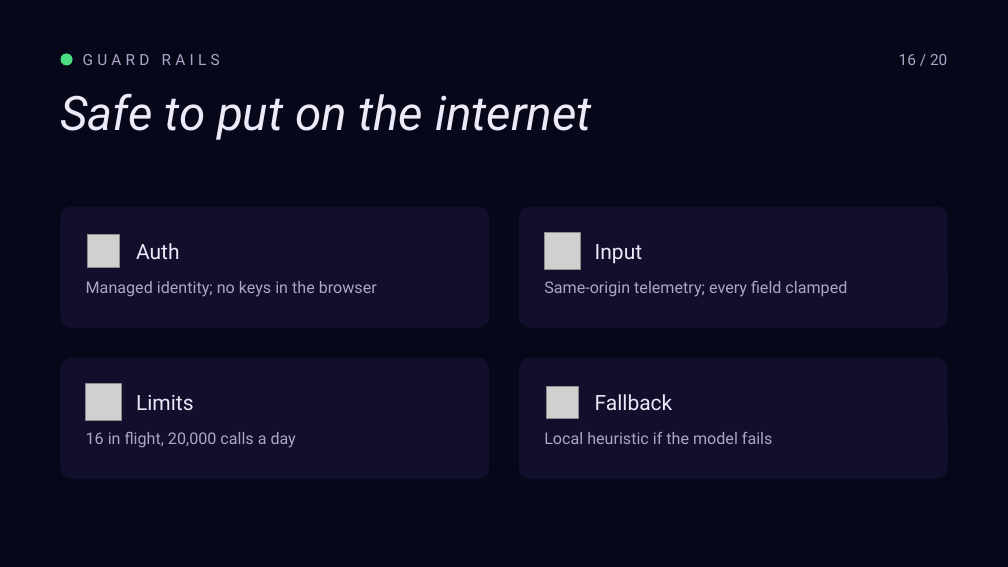
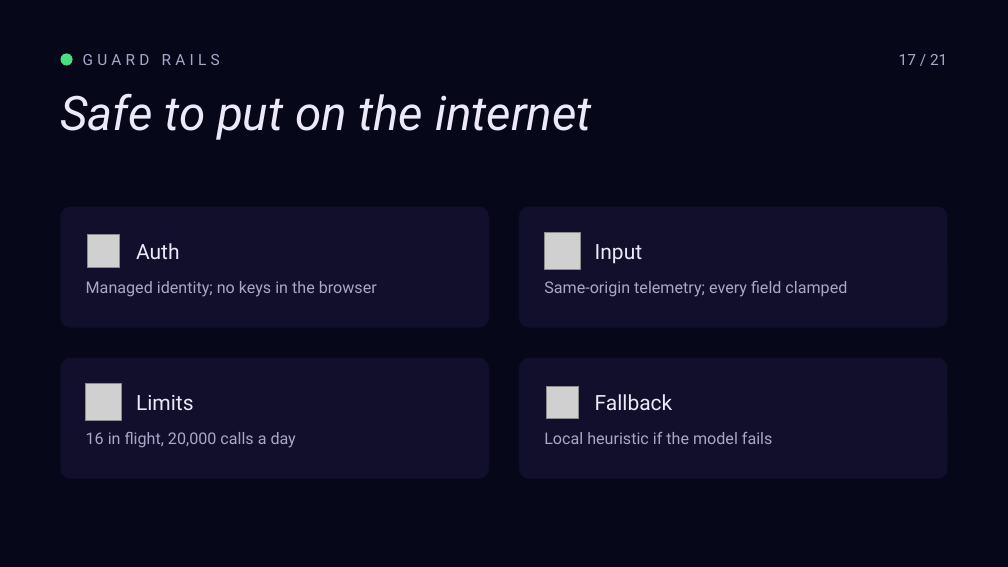
Before and after one commit to roryp/racing, a slide deck: slide 17 of docs/luna-gp-deck.pptx (slide 16 before the commit). Drawn at 1008x567 pixels with LibreOffice and Linux fonts; fonts in the diff are those of the drawing; grey boxes stand for pictures. Boxes give left, top, right and bottom in pixels: in the first picture for what was removed or moved away, otherwise in the second. Text is boxed around its words. In the diff, an @@ line names an element or a change of style, - is before the commit and + after.

```diff
--- a/docs/luna-gp-deck.pptx
+++ b/docs/luna-gp-deck.pptx
@@ text at [899, 54, 947, 65]: text changed @@
-16 / 20
+17 / 21
```
Also in this commit, not shown: 15 other slides changed, 1 slide added.
